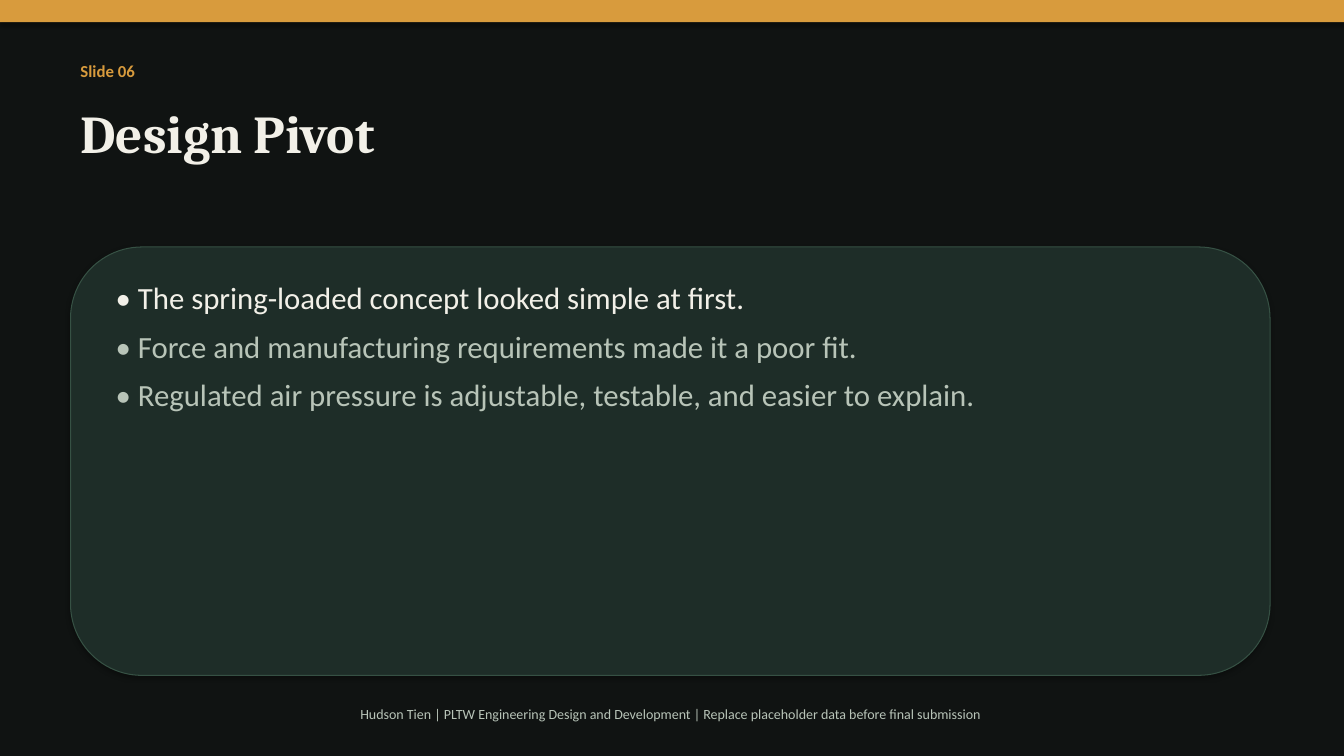
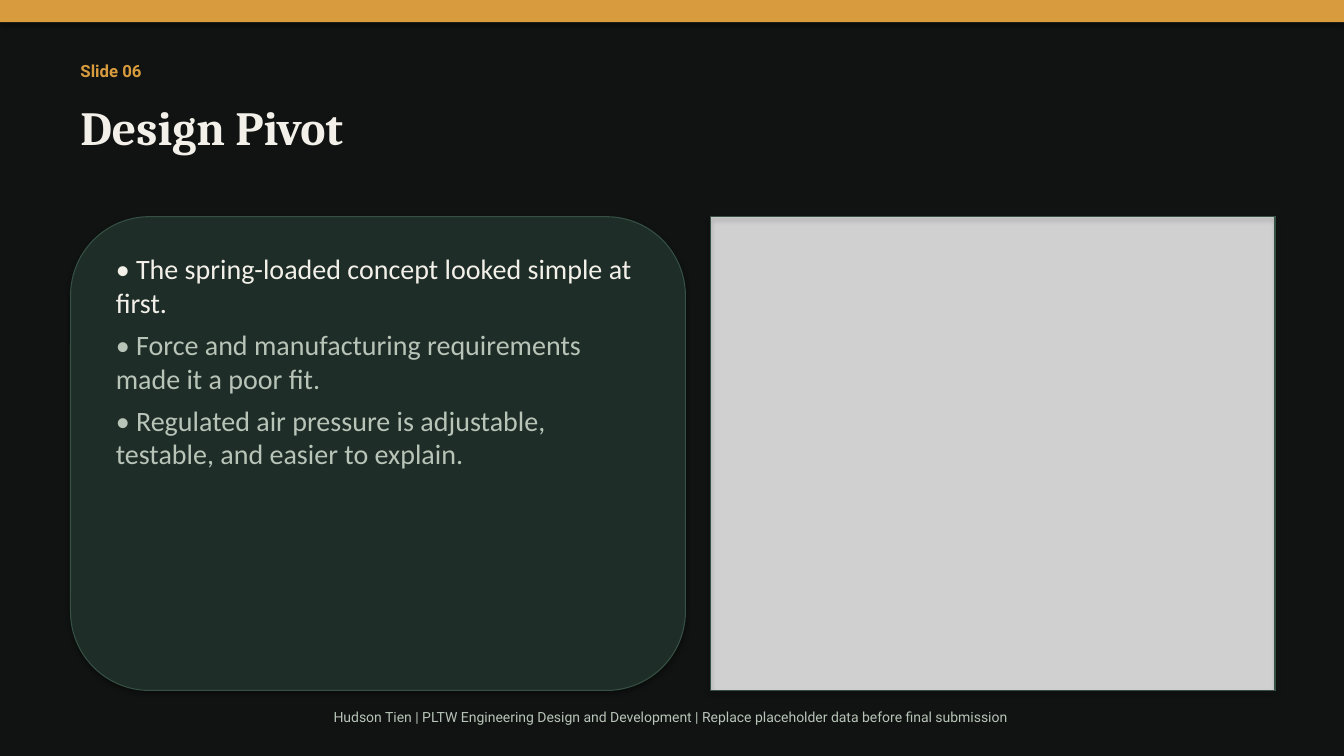
Before and after one commit to tienhdsn-000001/hudson-capstone-site, a slide deck: slide 6 of air-pressure-cannon-presentation.pptx. Drawn at 1344x756 pixels with LibreOffice and Linux fonts; fonts in the diff are those of the drawing; grey boxes stand for pictures. Boxes give left, top, right and bottom in pixels: in the first picture for what was removed or moved away, otherwise in the second. Text is boxed around its words. In the diff, an @@ line names an element or a change of style, - is before the commit and + after.

```diff
--- a/air-pressure-cannon-presentation.pptx
+++ b/air-pressure-cannon-presentation.pptx
@@ text "Slide 06" at (x1=80, y1=64, x2=141, y2=77): font Calibri to Roboto @@
@@ text "Design Pivot" at (x1=80, y1=112, x2=342, y2=155): size 38 to 34 pt @@
@@ rounded rectangle resized from (x1=71, y1=247, x2=1270, y2=676) to (x1=71, y1=217, x2=686, y2=691) @@
@@ picture added at (x1=711, y1=217, x2=1275, y2=691) @@
@@ rectangle added at (x1=711, y1=217, x2=1275, y2=691), outline #365144 1 pt @@
@@ text "• The spring-loaded concept looked ..." moved from (x1=138, y1=287, x2=974, y2=412) to (x1=116, y1=259, x2=632, y2=469) @@
@@ text "• The spring-loaded concept looked ..." at (x1=116, y1=259, x2=632, y2=469): size 22 to 20 pt; less space between paragraphs @@
@@ text "Hudson Tien | PLTW Engineering ..." at (x1=334, y1=711, x2=1007, y2=725): font Calibri to Roboto @@
```
Also in this commit, not shown: 12 other slides changed, 3 slides added, 1 slide removed, 12 other files.
